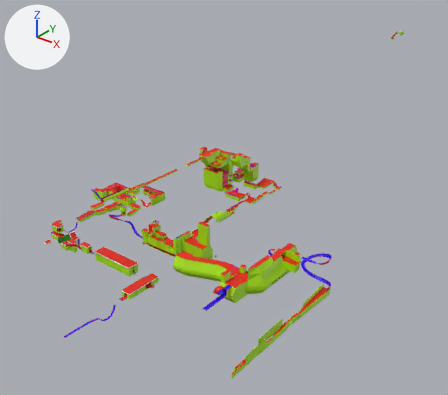
Before and after pictures for a commit that changed the Blender file The Flipper Framework/Assets/Game/Scenes/Zones/Altitude Limit/Models/Ob_Altitude Geometry.blend.
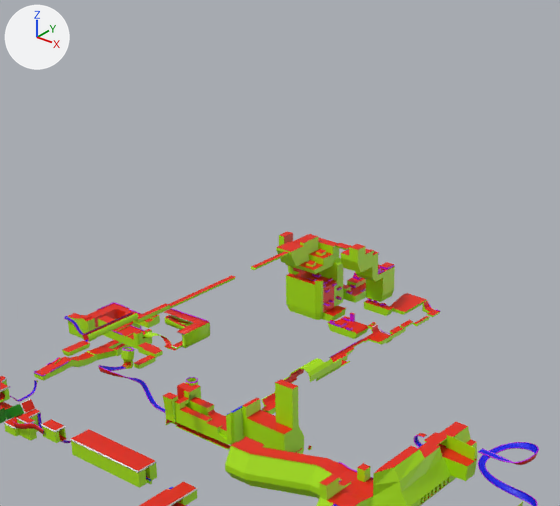
Each version appears first whole from a 50 mm camera at (3480.0, -2981.0, 2913.0) aimed at (-1266.0, 2952.0, -765.0), and next in a close-up on the part from 13% to 76% of the width and 7% to 72% of the height. Arrows for +X, +Y and +Z are at upper left; the lights stay in place.

The scene before the commit, as lines of its bpy script (objects in view):
```python
ob_cube_020 = bpy.data.objects.new('Cube.020', me_cube_022)
ob_cube_020.location = (-50.0, 374.0, 182.0)
ob_cube_020.scale = (1.06, 1.06, 1.06)
ob_cube_042 = bpy.data.objects.new('Cube.042', me_cube_046)
ob_cube_042.location = (198.0, 1564.0, 373.0)
ob_cube_042.scale = (-1.53, 1.53, 1.53)
ob_cube_046 = bpy.data.objects.new('Cube.046', me_cube_050)
ob_cube_046.location = (-249.0, 1451.0, 455.0)
ob_cube_046.scale = (-1.53, 1.53, 1.53)
ob_cube_047 = bpy.data.objects.new('Cube.047', me_cube_051)
ob_cube_047.location = (246.0, 1559.0, 350.0)
ob_cube_047.scale = (-1.53, 1.53, 1.53)
ob_cube_055 = bpy.data.objects.new('Cube.055', me_cube_060)
ob_cube_055.location = (-55.0, 789.0, 712.0)
ob_cube_055.scale = (-1.06, 1.06, 1.06)
ob_cube_059 = bpy.data.objects.new('Cube.059', me_cube_108)
ob_cube_059.location = (46.0, 1302.0, 330.0)
ob_cube_059.scale = (-1.53, -1.53, 1.53)
ob_cube_060 = bpy.data.objects.new('Cube.060', me_cube_071)
ob_cube_060.location = (-55.0, -234.0, 711.0)
ob_cube_060.rotation_euler = (-0.0197, 0.0, 0.0)  # degrees (-1.1, 0, 0)
ob_cube_060.scale = (-1.06, 1.06, 1.06)
ob_cube_105 = bpy.data.objects.new('Cube.105', me_cube_107)
ob_cube_105.location = (268.0, 1559.0, 347.0)
ob_cube_105.scale = (-1.53, 1.53, 1.53)
ob_cylinder_001 = bpy.data.objects.new('Cylinder.001', me_cylinder_001)
ob_cylinder_001.location = (-58.0, 157.0, 732.0)
ob_cylinder_001.scale = (-1.06, 1.06, 1.06)
# also in view: 'Cube.007' at (-1038.0, 649.0, 13.0); 'Plane' at (238.0, -59.0, -2.0); 'Cube.003' at (-192.0, 97.0, 6.0); 'Cube.058' at (-1181.0, 945.0, 99.0); 'Cube.027' at (881.0, 458.0, 256.0)
```
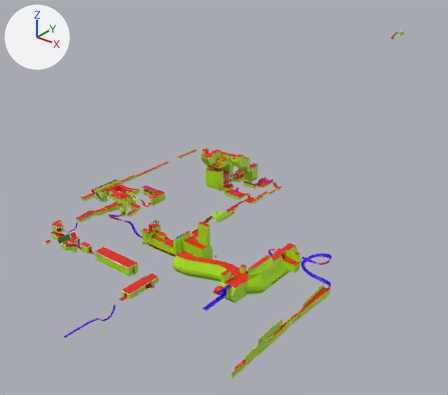
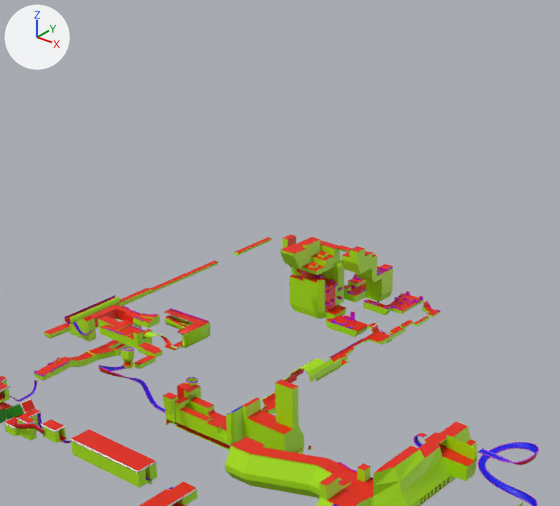
Where the newer file only moved an object's origin or applied its transform, the numbers keep the older frame.

Changed parts and their boxes [x1, y1, x2, y2] in the close-ups (560 x 506 px; the box of a moved part takes in the faces that stretch with it):
'Cube.047', reshaped, moved, rescaled
    before: [276, 234, 395, 339]
    after: [280, 237, 393, 337]
'Cube.055', moved
    before: [134, 251, 289, 323]
    after: [117, 237, 272, 307]
'Cylinder.001', moved
    before: [83, 312, 138, 342]
    after: [65, 295, 120, 325]
'Cube.105', moved, rescaled (8% narrower, 9% shorter)
    before: [390, 293, 427, 315]
    after: [390, 294, 424, 314]
'Cube.060', moved
    before: [62, 341, 90, 356]
    after: [44, 323, 72, 339]
'Cube.046', moved, rescaled
    before: [279, 231, 304, 275]
    after: [282, 234, 306, 276]
'Cube.042', moved, rescaled
    before: [346, 251, 394, 294]
    after: [347, 264, 393, 294]
'Cube.059', reshaped, moved, rescaled
    before: [330, 313, 355, 331]
    after: [331, 312, 355, 329]
'Cube.069', added
    after: [387, 291, 423, 310]
part 1 of me_cube_051, moved or reshaped
    before: [327, 318, 367, 339]
    after: [325, 315, 366, 337]
part 2 of me_cube_051, moved or reshaped
    before: [315, 279, 323, 285]
    after: [303, 277, 325, 286]
part 3 of me_cube_108, added
    after: [343, 312, 355, 321]
part 4 of me_cube_108, added
    after: [331, 320, 348, 326]
part 5 of me_cube_108, deleted
    before: [343, 313, 355, 322]
part 6 of me_cube_108, deleted
    before: [330, 321, 344, 327]

Patch to the scene script:
```diff
--- a/The Flipper Framework/Assets/Game/Scenes/Zones/Altitude Limit/Models/Ob_Altitude Geometry.blend.py
+++ b/The Flipper Framework/Assets/Game/Scenes/Zones/Altitude Limit/Models/Ob_Altitude Geometry.blend.py
@@ me_cube_051 @@
 # used by ob_cube_047; location = (246.0, 1559.0, 350.0); scale = (-1.53, 1.53, 1.53)
-me_cube_051.from_pydata(...)  # 397 vertices, 382 faces; spans x -12.0..306.0, y -199.0..109.0, z -41.0..220.0
+me_cube_051.from_pydata(...)  # 401 vertices, 388 faces; spans x -12.0..306.0, y -199.0..109.0, z -41.0..220.0
+# me_cube_051 part 1: 10 vertices moved from x 81.0..107.0, y -186.0..-121.0, z -41.0..-16.0 to x 97.0..122.0, y -186.0..-121.0, z -41.0..-16.0
+# me_cube_051 part 2: 4 vertices moved from x 165.0..183.0, y -154.0..-133.0, z 99.0 to x 165.0..183.0, y -154.0..-133.0, z 105.0; 4 vertices added at x 183.0..245.0, y -154.0..-133.0, z 95.0
 me_cube_051.materials.append(mat_wall)
@@ me_cube_108 @@
 # used by ob_cube_059; location = (46.0, 1302.0, 330.0); scale = (-1.53, -1.53, 1.53)
-me_cube_108.from_pydata(...)  # 50 vertices, 34 faces; spans x -117.5..-33.9, y -46.7..17.8, z -3.2..23.9
+me_cube_108.from_pydata(...)  # 57 vertices, 44 faces; spans x -45.4..38.2, y -32.2..32.3, z -8.4..20.3
+# me_cube_108 part 3: a new loose piece of 26 vertices spanning x -14.2..25.5, y -32.2..-19.5, z -8.0..20.3
+# me_cube_108 part 4: a new loose piece of 15 vertices spanning x -8.7..38.2, y 1.6..32.3, z -8.4..-0.8
+# me_cube_108 part 5: the loose piece of 18 vertices spanning x -86.2..-46.6, y -46.7..-33.9, z -2.8..23.9 is deleted
+# me_cube_108 part 6: the loose piece of 8 vertices spanning x -80.8..-33.9, y 5.2..17.8, z -3.2..4.5 is deleted
 me_cube_108.materials.append(mat_guard)
@@ ob_cube_042 @@
 ob_cube_042 = bpy.data.objects.new('Cube.042', me_cube_046)
-ob_cube_042.location = (198.0, 1564.0, 373.0)
-ob_cube_042.scale = (-1.53, 1.53, 1.53)
+ob_cube_042.location = (193.0, 1563.0, 374.0)
+ob_cube_042.scale = (-1.46, 1.46, 1.46)
@@ ob_cube_046 @@
 ob_cube_046 = bpy.data.objects.new('Cube.046', me_cube_050)
-ob_cube_046.location = (-249.0, 1451.0, 455.0)
-ob_cube_046.scale = (-1.53, 1.53, 1.53)
+ob_cube_046.location = (-233.0, 1454.0, 451.0)
+ob_cube_046.scale = (-1.46, 1.46, 1.46)
@@ ob_cube_047 @@
 ob_cube_047 = bpy.data.objects.new('Cube.047', me_cube_051)
-ob_cube_047.location = (246.0, 1559.0, 350.0)
-ob_cube_047.scale = (-1.53, 1.53, 1.53)
+ob_cube_047.location = (239.0, 1557.0, 352.0)
+ob_cube_047.scale = (-1.46, 1.46, 1.46)
@@ ob_cube_055 @@
 ob_cube_055 = bpy.data.objects.new('Cube.055', me_cube_060)
-ob_cube_055.location = (-55.0, 789.0, 712.0)
+ob_cube_055.location = (-159.0, 789.0, 759.0)
 ob_cube_055.scale = (-1.06, 1.06, 1.06)
@@ ob_cube_060 @@
 ob_cube_060 = bpy.data.objects.new('Cube.060', me_cube_071)
-ob_cube_060.location = (-55.0, -234.0, 711.0)
+ob_cube_060.location = (-159.0, -234.0, 757.0)
 ob_cube_060.rotation_euler = (-0.0197, 0.0, 0.0)  # degrees (-1.1, 0, 0)
@@ ob_cylinder_001 @@
 ob_cylinder_001 = bpy.data.objects.new('Cylinder.001', me_cylinder_001)
-ob_cylinder_001.location = (-58.0, 157.0, 732.0)
+ob_cylinder_001.location = (-162.0, 157.0, 778.0)
 ob_cylinder_001.scale = (-1.06, 1.06, 1.06)
@@ ob_cube_105 @@
 ob_cube_105 = bpy.data.objects.new('Cube.105', me_cube_107)
-ob_cube_105.location = (268.0, 1559.0, 347.0)
-ob_cube_105.scale = (-1.53, 1.53, 1.53)
+ob_cube_105.location = (259.0, 1557.0, 349.0)
+ob_cube_105.scale = (-1.46, 1.46, 1.46)
@@ ob_cube_059 @@
 ob_cube_059 = bpy.data.objects.new('Cube.059', me_cube_108)
-ob_cube_059.location = (46.0, 1302.0, 330.0)
-ob_cube_059.scale = (-1.53, -1.53, 1.53)
+ob_cube_059.location = (153.0, 1333.0, 340.0)
+ob_cube_059.scale = (-1.46, -1.46, 1.46)
@@ ob_cube_069 @@
+ob_cube_069 = bpy.data.objects.new('Cube.069', me_cube_015)  # 162 vertices, 114 faces; spans x -39.5..45.6, y -70.5..58.0, z -2.8..8.5; in mat_guard (its picture is missing), mat_floor (red #e71f00)
+ob_cube_069.location = (254.0, 1690.0, 345.0)
+ob_cube_069.scale = (-1.46, 1.46, 1.46)
```
